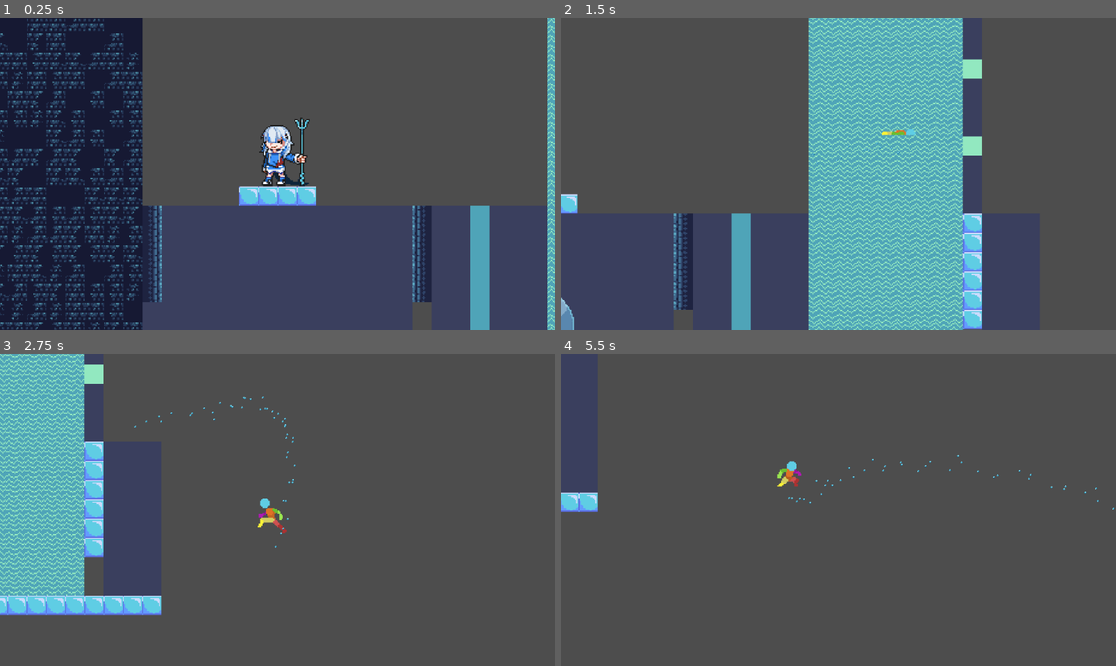
Above: before the commit, frames 1-4 (two rows, left to right).
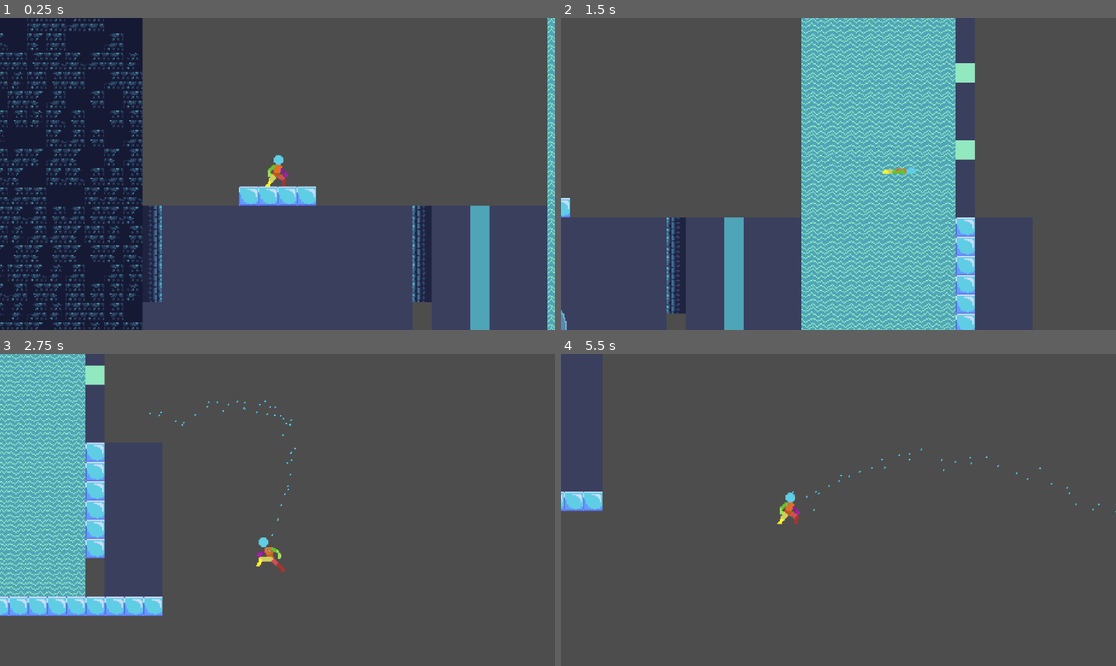
Above: after the commit, the same moments.

Repository: JakeCreatesStuff/Project-Fishtick
Game: Godot game, scene res://levels/test_level.tscn
The game is run twice, just before and just after one commit, with the same random seed, the same clock (stepped at 60 frames per second) and the same inputs.
Inputs (mouse positions are in pixels of both pictures, inside the frame that each line leads up to):
- Up to frame 1 (0.25 s): no input
- Up to frame 2 (1.5 s): tap Enter (ui_accept) at 0.5 s; move the mouse to (960, 158) at 0.52 s; hold D (right) from 0.53 s (still down); tap Shift (dash) at 0.6 s; tap Space (jump) at 0.77 s; click (960, 158) at 0.8 s; move the mouse to (727, 189) at 1.27 s; click (727, 189) at 1.35 s
- Up to frame 3 (2.75 s): tap Space (jump) at 1.52 s; tap Shift (dash) at 1.55, 2.1 s; move the mouse to (333, 441) at 2.02 s; release D (right) at 2.03 s; hold A (left) from 2.03 s (still down); click (333, 441) at 2.3 s
- Up to frame 4 (5.5 s): move the mouse to (810, 572) at 2.77 s; release A (left) at 2.78 s; hold D (right) 2.78-4.28 s; click (810, 572) at 2.85 s; tap Space (jump) at 3.02, 3.77, 4.52 s; tap Shift (dash) at 3.05, 3.6, 4.55, 5.1 s; move the mouse to (1005, 556) at 3.52 s; click (1005, 556) at 3.8 s; move the mouse to (672, 463) at 4.27 s; hold A (left) 4.28-5.03 s; click (672, 463) at 4.35 s; move the mouse to (866, 510) at 5.02 s; hold D (right) from 5.03 s (still down); click (866, 510) at 5.3 s

The runs differ from the first frame. In frame 1, 1.2% of the frame differs, in the area x 46-56%, y 31-55%; in frame 2, 17%, in the area x 0-76%, y 0-100%; in frame 3, 6.2%; in frame 4, 0.9%.

Commit message:
Wet dash

Diff:
--- /dev/null
+++ b/Test movement/characters/FacingCollision.gd
@@ -0,0 +1,15 @@
+extends CollisionShape2D
+
+class_name FacingCollisionShape2D
+
+@export var facing_left : Vector2
+@export var facing_right : Vector2
+
+# Called when the node enters the scene tree for the first time.
+func _ready():
+	pass # Replace with function body.
+
+
+# Called every frame. 'delta' is the elapsed time since the previous frame.
+func _process(delta):
+	pass
--- a/Test movement/characters/attack_hitbox.gd
+++ b/Test movement/characters/attack_hitbox.gd
@@ -1,8 +1,21 @@
 extends Area2D
 
+@export var player : Player
+@export var facing_shape : FacingCollisionShape2D
+
+func _ready():
+	player.connect("facing_direction_changed", _on_player_facing_direction_changed)
+
 func _on_body_entered(body):
-	print(body.name)
+	#print(body.name)
 	for child in body.get_children():
 		if child is Cleanable:
 			print(body.name)
 			child.hit()
+
+
+func _on_player_facing_direction_changed(facing_right : bool):
+	if(facing_right):
+		facing_shape.position = facing_shape.facing_right
+	else:
+		facing_shape.position = facing_shape.facing_left
--- a/Test movement/characters/player.gd
+++ b/Test movement/characters/player.gd
@@ -1,5 +1,9 @@
 extends CharacterBody2D
+
+class_name Player
+
 signal crouch_signal()
+signal facing_direction_changed(facing_right : bool)
 
 @export var SPEED : float = 200.0
 @export var SWIM_SPEED : float = 250.0
@@ -70,8 +74,9 @@
 
 	if Input.is_action_just_pressed("hit"):
 		$Attack_hitbox.process_mode = Node.PROCESS_MODE_INHERIT
-		await get_tree().create_timer(0.5).timeout
-		$Attack_hitbox.process_mode = Node.PROCESS_MODE_DISABLED
+		#await get_tree().create_timer(0.5).timeout
+		$hit_cooldown.start()
+		#$Attack_hitbox.process_mode = Node.PROCESS_MODE_DISABLED
 
 	if Input.is_action_just_pressed("down"):
 		slide()
@@ -90,6 +95,8 @@
 
 	if Input.is_action_just_pressed("dash") and can_dash:
 		dash()
+		if is_wet:
+			$wet_damage.process_mode = Node.PROCESS_MODE_INHERIT
 		$dash_timer.start()
 		$dash_cooldown.start()
 
@@ -164,6 +171,8 @@
 		elif direction.x < 0:
 			animated_sprite.flip_h = true
 
+		emit_signal("facing_direction_changed", !animated_sprite.flip_h)
+
 func jump():
 	velocity.y = JUMP_VELOCITY
 	animated_sprite.play("jump")
@@ -253,7 +262,6 @@
 
 func _on_crouch_signal():
 	pass # Replace with function body.
-
 
 func _on_dash_timer_timeout():
 	is_dashing = false
@@ -282,7 +290,10 @@
 		is_bursting = true
 	animation_locked = false
 
-
 func _on_wet_timer_timeout():
 	is_wet = false
+	$wet_damage.process_mode = Node.PROCESS_MODE_DISABLED
 	print("I'm dry :D")
+
+func _on_hit_cooldown_timeout():
+	$Attack_hitbox.process_mode = Node.PROCESS_MODE_DISABLED
--- a/Test movement/characters/player.tscn
+++ b/Test movement/characters/player.tscn
@@ -1,6 +1,7 @@
-[gd_scene load_steps=142 format=3 uid="uid://s0shuc50m6uf"]
+[gd_scene load_steps=156 format=3 uid="uid://s0shuc50m6uf"]
 
 [ext_resource type="Script" path="res://characters/player.gd" id="1_h246c"]
+[ext_resource type="Texture2D" uid="uid://d1u4neos6j6at" path="res://art/Asset Packs 1-5/Asset Packs 1-5/Asset Pack-V1/Player Idle/Player Idle 48x48.png" id="1_wmuej"]
 [ext_resource type="Texture2D" uid="uid://0g5sbld5lnpk" path="res://art/Asset Packs 1-5/Asset Packs 1-5/Asset Pack-V1/Player Jump/player new jump 48x48.png" id="2_hwssu"]
 [ext_resource type="Texture2D" uid="uid://b8teb8asnomop" path="res://art/Asset Packs 1-5/Asset Packs 1-5/Asset Pack-V2/Crouch-Idle/Player Crouch-Idle 48x48.png" id="2_k7ivg"]
 [ext_resource type="Texture2D" uid="uid://dpoyqflen6ar8" path="res://art/Asset Packs 1-5/Asset Packs 1-5/Asset Pack-V1/Player Run/player run 48x48.png" id="3_6ygq3"]
@@ -16,6 +17,8 @@
 [ext_resource type="Texture2D" uid="uid://drglh4hlc8pk7" path="res://art/Asset Packs 1-5/Asset Packs 1-5/Asset Pack-V2/Player Roll/Player Roll 48x48.png" id="11_ltf66"]
 [ext_resource type="Texture2D" uid="uid://lrvfcmwefkpp" path="res://art/particle.png" id="15_2elvy"]
 [ext_resource type="Script" path="res://characters/attack_hitbox.gd" id="16_p321w"]
+[ext_resource type="Script" path="res://characters/FacingCollision.gd" id="17_crylp"]
+[ext_resource type="Script" path="res://characters/wet_damage.gd" id="18_lme5t"]
 
 [sub_resource type="AtlasTexture" id="AtlasTexture_um3vy"]
 atlas = ExtResource("2_k7ivg")
@@ -133,6 +136,46 @@
 atlas = ExtResource("4_rn3no")
 region = Rect2(384, 0, 48, 48)
 
+[sub_resource type="AtlasTexture" id="AtlasTexture_3lrlw"]
+atlas = ExtResource("1_wmuej")
+region = Rect2(0, 0, 48, 48)
+
+[sub_resource type="AtlasTexture" id="AtlasTexture_44o5v"]
+atlas = ExtResource("1_wmuej")
+region = Rect2(48, 0, 48, 48)
+
+[sub_resource type="AtlasTexture" id="AtlasTexture_cnmsp"]
+atlas = ExtResource("1_wmuej")
+region = Rect2(96, 0, 48, 48)
+
+[sub_resource type="AtlasTexture" id="AtlasTexture_d2kpx"]
+atlas = ExtResource("1_wmuej")
+region = Rect2(144, 0, 48, 48)
+
+[sub_resource type="AtlasTexture" id="AtlasTexture_tnpss"]
+atlas = ExtResource("1_wmuej")
+region = Rect2(192, 0, 48, 48)
+
+[sub_resource type="AtlasTexture" id="AtlasTexture_la0e1"]
+atlas = ExtResource("1_wmuej")
+region = Rect2(240, 0, 48, 48)
+
+[sub_resource type="AtlasTexture" id="AtlasTexture_scyih"]
+atlas = ExtResource("1_wmuej")
+region = Rect2(288, 0, 48, 48)
+
+[sub_resource type="AtlasTexture" id="AtlasTexture_lx8a0"]
+atlas = ExtResource("1_wmuej")
+region = Rect2(336, 0, 48, 48)
+
+[sub_resource type="AtlasTexture" id="AtlasTexture_tl6ny"]
+atlas = ExtResource("1_wmuej")
+region = Rect2(384, 0, 48, 48)
+
+[sub_resource type="AtlasTexture" id="AtlasTexture_0bnn5"]
+atlas = ExtResource("1_wmuej")
+region = Rect2(432, 0, 48, 48)
+
 [sub_resource type="AtlasTexture" id="AtlasTexture_8sa4x"]
 atlas = ExtResource("5_bu4kn")
 region = Rect2(0, 0, 96, 96)
@@ -603,193 +646,228 @@
 }, {
 "frames": [{
 "duration": 1.0,
-"texture": SubResource("AtlasTexture_8sa4x")
-}, {
-"duration": 1.0,
-"texture": SubResource("AtlasTexture_x7tov")
-}, {
-"duration": 1.0,
-"texture": SubResource("AtlasTexture_vw4qy")
-}, {
-"duration": 1.0,
-"texture": SubResource("AtlasTexture_55dmf")
-}, {
-"duration": 1.0,
-"texture": SubResource("AtlasTexture_bjdv4")
-}, {
-"duration": 1.0,
-"texture": SubResource("AtlasTexture_spqc8")
-}, {
-"duration": 1.0,
-"texture": SubResource("AtlasTexture_68byc")
-}, {
-"duration": 1.0,
-"texture": SubResource("AtlasTexture_gbcsk")
-}, {
-"duration": 1.0,
-"texture": SubResource("AtlasTexture_rin4y")
-}, {
-"duration": 1.0,
-"texture": SubResource("AtlasTexture_urwn7")
-}, {
-"duration": 1.0,
-"texture": SubResource("AtlasTexture_mjf42")
-}, {
-"duration": 1.0,
-"texture": SubResource("AtlasTexture_w0i1r")
-}, {
-"duration": 1.0,
-"texture": SubResource("AtlasTexture_qbj8v")
-}, {
-"duration": 1.0,
-"texture": SubResource("AtlasTexture_mnex7")
-}, {
-"duration": 1.0,
-"texture": SubResource("AtlasTexture_1k2qw")
-}, {
-"duration": 1.0,
-"texture": SubResource("AtlasTexture_bnhf7")
-}, {
-"duration": 1.0,
-"texture": SubResource("AtlasTexture_jqyvs")
-}, {
-"duration": 1.0,
-"texture": SubResource("AtlasTexture_xk8t1")
-}, {
-"duration": 1.0,
-"texture": SubResource("AtlasTexture_noaf8")
-}, {
-"duration": 1.0,
-"texture": SubResource("AtlasTexture_6orq3")
-}, {
-"duration": 1.0,
-"texture": SubResource("AtlasTexture_ros4s")
-}, {
-"duration": 1.0,
-"texture": SubResource("AtlasTexture_uurn0")
-}, {
-"duration": 1.0,
-"texture": SubResource("AtlasTexture_2qbyx")
-}, {
-"duration": 1.0,
-"texture": SubResource("AtlasTexture_jvcmm")
-}, {
-"duration": 1.0,
-"texture": SubResource("AtlasTexture_weshu")
-}, {
-"duration": 1.0,
-"texture": SubResource("AtlasTexture_lk0ul")
-}, {
-"duration": 1.0,
-"texture": SubResource("AtlasTexture_q6y15")
-}, {
-"duration": 1.0,
-"texture": SubResource("AtlasTexture_xco58")
-}, {
-"duration": 1.0,
-"texture": SubResource("AtlasTexture_553gw")
-}, {
-"duration": 1.0,
-"texture": SubResource("AtlasTexture_erd64")
-}, {
-"duration": 1.0,
-"texture": SubResource("AtlasTexture_23cko")
-}, {
-"duration": 1.0,
-"texture": SubResource("AtlasTexture_hfxi8")
-}, {
-"duration": 1.0,
-"texture": SubResource("AtlasTexture_1jfl8")
-}, {
-"duration": 1.0,
-"texture": SubResource("AtlasTexture_vit7t")
-}, {
-"duration": 1.0,
-"texture": SubResource("AtlasTexture_hbq0i")
-}, {
-"duration": 1.0,
-"texture": SubResource("AtlasTexture_cpevy")
-}, {
-"duration": 1.0,
-"texture": SubResource("AtlasTexture_gapop")
-}, {
-"duration": 1.0,
-"texture": SubResource("AtlasTexture_k278p")
-}, {
-"duration": 1.0,
-"texture": SubResource("AtlasTexture_2ry47")
-}, {
-"duration": 1.0,
-"texture": SubResource("AtlasTexture_2l6di")
-}, {
-"duration": 1.0,
-"texture": SubResource("AtlasTexture_35qr4")
-}, {
-"duration": 1.0,
-"texture": SubResource("AtlasTexture_5ji36")
-}, {
-"duration": 1.0,
-"texture": SubResource("AtlasTexture_cn7oj")
-}, {
-"duration": 1.0,
-"texture": SubResource("AtlasTexture_rpcfg")
-}, {
-"duration": 1.0,
-"texture": SubResource("AtlasTexture_ckpi4")
-}, {
-"duration": 1.0,
-"texture": SubResource("AtlasTexture_6qm18")
-}, {
-"duration": 1.0,
-"texture": SubResource("AtlasTexture_kx5mq")
-}, {
-"duration": 1.0,
-"texture": SubResource("AtlasTexture_4jkm0")
-}, {
-"duration": 1.0,
-"texture": SubResource("AtlasTexture_hkw7h")
-}, {
-"duration": 1.0,
-"texture": SubResource("AtlasTexture_ci1s4")
-}, {
-"duration": 1.0,
-"texture": SubResource("AtlasTexture_ynbgh")
-}, {
-"duration": 1.0,
-"texture": SubResource("AtlasTexture_0j2gb")
-}, {
-"duration": 1.0,
-"texture": SubResource("AtlasTexture_jmrps")
-}, {
-"duration": 1.0,
-"texture": SubResource("AtlasTexture_lm3e2")
-}, {
-"duration": 1.0,
-"texture": SubResource("AtlasTexture_xgmea")
-}, {
-"duration": 1.0,
-"texture": SubResource("AtlasTexture_0k7xj")
-}, {
-"duration": 1.0,
-"texture": SubResource("AtlasTexture_ws0iw")
-}, {
-"duration": 1.0,
-"texture": SubResource("AtlasTexture_i811g")
-}, {
-"duration": 1.0,
-"texture": SubResource("AtlasTexture_pgbig")
-}, {
-"duration": 1.0,
-"texture": SubResource("AtlasTexture_er7re")
-}, {
-"duration": 1.0,
-"texture": SubResource("AtlasTexture_och1j")
-}, {
-"duration": 1.0,
-"texture": SubResource("AtlasTexture_odvrf")
+"texture": SubResource("AtlasTexture_3lrlw")
+}, {
+"duration": 1.0,
+"texture": SubResource("AtlasTexture_44o5v")
+}, {
+"duration": 1.0,
+"texture": SubResource("AtlasTexture_cnmsp")
+}, {
+"duration": 1.0,
+"texture": SubResource("AtlasTexture_d2kpx")
+}, {
+"duration": 1.0,
+"texture": SubResource("AtlasTexture_tnpss")
+}, {
+"duration": 1.0,
+"texture": SubResource("AtlasTexture_la0e1")
+}, {
+"duration": 1.0,
+"texture": SubResource("AtlasTexture_scyih")
+}, {
+"duration": 1.0,
+"texture": SubResource("AtlasTexture_lx8a0")
+}, {
+"duration": 1.0,
+"texture": SubResource("AtlasTexture_tl6ny")
+}, {
+"duration": 1.0,
+"texture": SubResource("AtlasTexture_0bnn5")
 }],
 "loop": true,
 "name": &"idle",
+"speed": 10.0
+}, {
+"frames": [{
+"duration": 1.0,
+"texture": SubResource("AtlasTexture_8sa4x")
+}, {
+"duration": 1.0,
+"texture": SubResource("AtlasTexture_x7tov")
+}, {
+"duration": 1.0,
+"texture": SubResource("AtlasTexture_vw4qy")
+}, {
+"duration": 1.0,
+"texture": SubResource("AtlasTexture_55dmf")
+}, {
+"duration": 1.0,
+"texture": SubResource("AtlasTexture_bjdv4")
+}, {
+"duration": 1.0,
+"texture": SubResource("AtlasTexture_spqc8")
+}, {
+"duration": 1.0,
+"texture": SubResource("AtlasTexture_68byc")
+}, {
+"duration": 1.0,
+"texture": SubResource("AtlasTexture_gbcsk")
+}, {
+"duration": 1.0,
+"texture": SubResource("AtlasTexture_rin4y")
+}, {
+"duration": 1.0,
+"texture": SubResource("AtlasTexture_urwn7")
+}, {
+"duration": 1.0,
+"texture": SubResource("AtlasTexture_mjf42")
+}, {
+"duration": 1.0,
+"texture": SubResource("AtlasTexture_w0i1r")
+}, {
+"duration": 1.0,
+"texture": SubResource("AtlasTexture_qbj8v")
+}, {
+"duration": 1.0,
+"texture": SubResource("AtlasTexture_mnex7")
+}, {
+"duration": 1.0,
+"texture": SubResource("AtlasTexture_1k2qw")
+}, {
+"duration": 1.0,
+"texture": SubResource("AtlasTexture_bnhf7")
+}, {
+"duration": 1.0,
+"texture": SubResource("AtlasTexture_jqyvs")
+}, {
+"duration": 1.0,
+"texture": SubResource("AtlasTexture_xk8t1")
+}, {
+"duration": 1.0,
+"texture": SubResource("AtlasTexture_noaf8")
+}, {
+"duration": 1.0,
+"texture": SubResource("AtlasTexture_6orq3")
+}, {
+"duration": 1.0,
+"texture": SubResource("AtlasTexture_ros4s")
+}, {
+"duration": 1.0,
+"texture": SubResource("AtlasTexture_uurn0")
+}, {
+"duration": 1.0,
+"texture": SubResource("AtlasTexture_2qbyx")
+}, {
+"duration": 1.0,
+"texture": SubResource("AtlasTexture_jvcmm")
+}, {
+"duration": 1.0,
+"texture": SubResource("AtlasTexture_weshu")
+}, {
+"duration": 1.0,
+"texture": SubResource("AtlasTexture_lk0ul")
+}, {
+"duration": 1.0,
+"texture": SubResource("AtlasTexture_q6y15")
+}, {
+"duration": 1.0,
+"texture": SubResource("AtlasTexture_xco58")
+}, {
+"duration": 1.0,
+"texture": SubResource("AtlasTexture_553gw")
+}, {
+"duration": 1.0,
+"texture": SubResource("AtlasTexture_erd64")
+}, {
+"duration": 1.0,
+"texture": SubResource("AtlasTexture_23cko")
+}, {
+"duration": 1.0,
+"texture": SubResource("AtlasTexture_hfxi8")
+}, {
+"duration": 1.0,
+"texture": SubResource("AtlasTexture_1jfl8")
+}, {
+"duration": 1.0,
+"texture": SubResource("AtlasTexture_vit7t")
+}, {
+"duration": 1.0,
+"texture": SubResource("AtlasTexture_hbq0i")
+}, {
+"duration": 1.0,
+"texture": SubResource("AtlasTexture_cpevy")
+}, {
+"duration": 1.0,
+"texture": SubResource("AtlasTexture_gapop")
+}, {
+"duration": 1.0,
+"texture": SubResource("AtlasTexture_k278p")
+}, {
+"duration": 1.0,
+"texture": SubResource("AtlasTexture_2ry47")
+}, {
+"duration": 1.0,
+"texture": SubResource("AtlasTexture_2l6di")
+}, {
+"duration": 1.0,
+"texture": SubResource("AtlasTexture_35qr4")
+}, {
+"duration": 1.0,
+"texture": SubResource("AtlasTexture_5ji36")
+}, {
+"duration": 1.0,
+"texture": SubResource("AtlasTexture_cn7oj")
+}, {
+"duration": 1.0,
+"texture": SubResource("AtlasTexture_rpcfg")
+}, {
+"duration": 1.0,
+"texture": SubResource("AtlasTexture_ckpi4")
+}, {
+"duration": 1.0,
+"texture": SubResource("AtlasTexture_6qm18")
+}, {
+"duration": 1.0,
+"texture": SubResource("AtlasTexture_kx5mq")
+}, {
+"duration": 1.0,
+"texture": SubResource("AtlasTexture_4jkm0")
+}, {
+"duration": 1.0,
+"texture": SubResource("AtlasTexture_hkw7h")
+}, {
+"duration": 1.0,
+"texture": SubResource("AtlasTexture_ci1s4")
+}, {
+"duration": 1.0,
+"texture": SubResource("AtlasTexture_ynbgh")
+}, {
+"duration": 1.0,
+"texture": SubResource("AtlasTexture_0j2gb")
+}, {
+"duration": 1.0,
+"texture": SubResource("AtlasTexture_jmrps")
+}, {
+"duration": 1.0,
+"texture": SubResource("AtlasTexture_lm3e2")
+}, {
+"duration": 1.0,
+"texture": SubResource("AtlasTexture_xgmea")
+}, {
+"duration": 1.0,
+"texture": SubResource("AtlasTexture_0k7xj")
+}, {
+"duration": 1.0,
+"texture": SubResource("AtlasTexture_ws0iw")
+}, {
+"duration": 1.0,
+"texture": SubResource("AtlasTexture_i811g")
+}, {
+"duration": 1.0,
+"texture": SubResource("AtlasTexture_pgbig")
+}, {
+"duration": 1.0,
+"texture": SubResource("AtlasTexture_er7re")
+}, {
+"duration": 1.0,
+"texture": SubResource("AtlasTexture_och1j")
+}, {
+"duration": 1.0,
+"texture": SubResource("AtlasTexture_odvrf")
+}],
+"loop": true,
+"name": &"idle2",
 "speed": 10.0
 }, {
 "frames": [{
@@ -965,6 +1043,9 @@
 [sub_resource type="RectangleShape2D" id="RectangleShape2D_jl1li"]
 size = Vector2(20, 28)
 
+[sub_resource type="CircleShape2D" id="CircleShape2D_ioc14"]
+radius = 19.0263
+
 [node name="player" type="CharacterBody2D"]
 collision_layer = 9
 collision_mask = 9
@@ -972,7 +1053,7 @@
 DASH_VELOCITY = 400.0
 
 [node name="AnimatedSprite2D" type="AnimatedSprite2D" parent="."]
-position = Vector2(0, -48)
+position = Vector2(0, -16)
 sprite_frames = SubResource("SpriteFrames_idbdt")
 animation = &"idle"
 
@@ -1009,6 +1090,7 @@
 one_shot = true
 
 [node name="Water check" type="Area2D" parent="."]
+visible = false
 position = Vector2(0, -16)
 collision_layer = 2
 collision_mask = 2
@@ -1034,16 +1116,34 @@
 process_material = SubResource("ParticleProcessMaterial_s8c56")
 texture = ExtResource("15_2elvy")
 
-[node name="Attack_hitbox" type="Area2D" parent="."]
+[node name="Attack_hitbox" type="Area2D" parent="." node_paths=PackedStringArray("player", "facing_shape")]
 process_mode = 4
 position = Vector2(2, -16)
 collision_layer = 17
 collision_mask = 17
 script = ExtResource("16_p321w")
+player = NodePath("..")
+facing_shape = NodePath("CollisionShape2D")
 
 [node name="CollisionShape2D" type="CollisionShape2D" parent="Attack_hitbox"]
 position = Vector2(20, 2)
 shape = SubResource("RectangleShape2D_jl1li")
+script = ExtResource("17_crylp")
+facing_left = Vector2(-20, 2)
+facing_right = Vector2(20, 2)
+
+[node name="hit_cooldown" type="Timer" parent="."]
+wait_time = 0.5
+
+[node name="wet_damage" type="Area2D" parent="."]
+process_mode = 4
+collision_layer = 16
+collision_mask = 16
+script = ExtResource("18_lme5t")
+
+[node name="wet_collision" type="CollisionShape2D" parent="wet_damage"]
+position = Vector2(0, -14)
+shape = SubResource("CircleShape2D_ioc14")
 
 [connection signal="animation_finished" from="AnimatedSprite2D" to="." method="_on_animated_sprite_2d_animation_finished"]
 [connection signal="timeout" from="dash_timer" to="." method="_on_dash_timer_timeout"]
@@ -1052,3 +1152,5 @@
 [connection signal="body_entered" from="Water check" to="." method="_on_area_2d_body_entered"]
 [connection signal="body_exited" from="Water check" to="." method="_on_area_2d_body_exited"]
 [connection signal="body_entered" from="Attack_hitbox" to="Attack_hitbox" method="_on_body_entered"]
+[connection signal="timeout" from="hit_cooldown" to="." method="_on_hit_cooldown_timeout"]
+[connection signal="body_entered" from="wet_damage" to="wet_damage" method="_on_body_entered"]
--- /dev/null
+++ b/Test movement/characters/wet_damage.gd
@@ -0,0 +1,8 @@
+extends Area2D
+
+func _on_body_entered(body):
+	print(body.name)
+	for child in body.get_children():
+		if child is Cleanable:
+			print(body.name)
+			child.hit()
